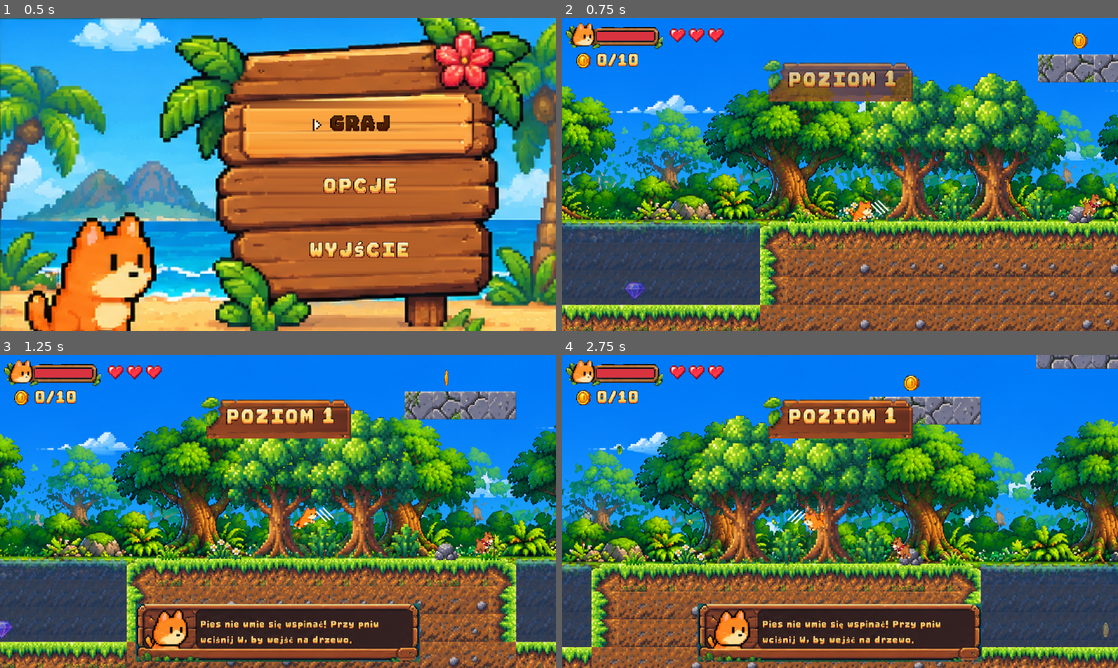
Above: before the commit, frames 1-4 (two rows, left to right).
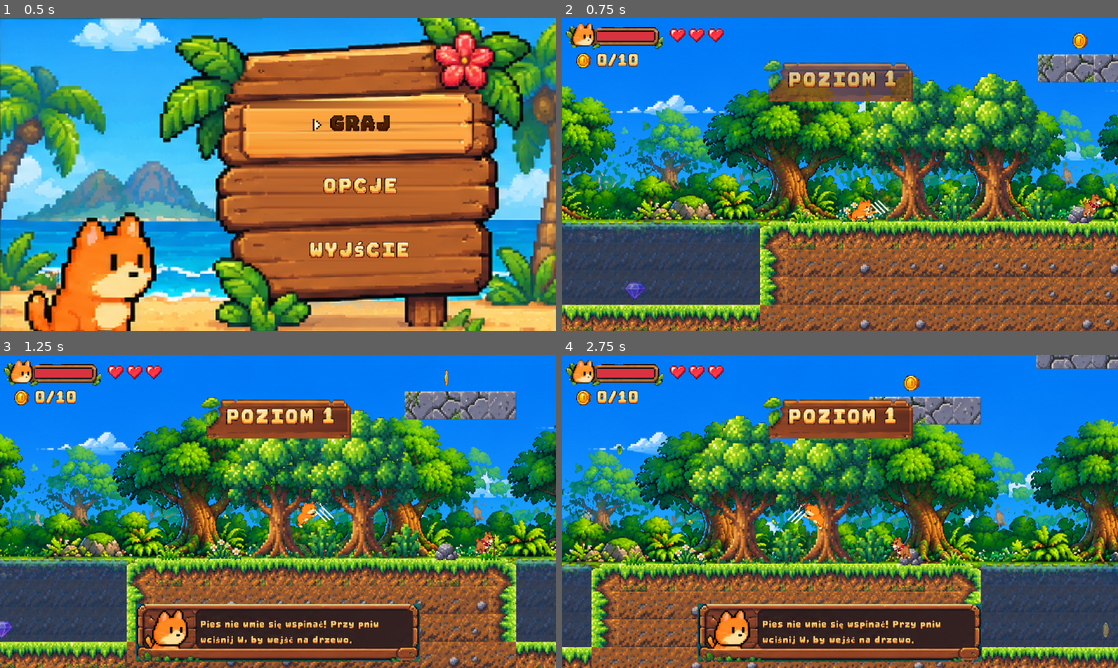
Above: after the commit, the same moments.

Repository: leksa-dev/cat-platformer
Game: Godot game, scene res://scenes/ui/main_menu.tscn
Two runs of this game, one before a commit and one after it. Both use one fixed random seed, a clock stepped at 60 frames per second and the inputs below.
Inputs:
- Up to frame 1 (0.5 s): no input
- Up to frame 2 (0.75 s): tap Enter (ui_accept) at 0.5 s; hold D (right) from 0.53 s (still down); hold J (attack) from 0.53 s (still down)
- Up to frame 3 (1.25 s): keep holding D (right); keep holding J (attack); tap Space (jump) at 0.77, 1.07 s; tap K (fart) at 0.8 s
- Up to frame 4 (2.75 s): release J (attack) at 1.28 s; tap K (fart) at 1.35 s; tap Space (jump) at 1.52, 1.55, 1.82, 2.1 s; release D (right) at 2.03 s; hold A (left) from 2.03 s (still down); hold J (attack) from 2.03 s (still down)

Frame 1 is identical in both runs. In frame 2, 0.2% of the frame differs, in the area x 51-57%, y 57-66%; in frame 3, 0.2%; in frame 4, 0.3%, in the area x 42-48%, y 46-57%.

Commit message:
Scratch attack and climbing animations from cat_scratch_climb.png
Co-Authored-By: Claude Opus 5.5 <noreply@anthropic.com>
Claude-Session: https://claude.ai/code/session_011nTXPMpz8sabEPGxZfve52

Diff:
--- a/scenes/player/cat.gd
+++ b/scenes/player/cat.gd
@@ -74,10 +74,20 @@
 var _hurt_time := 1.0
 var _die_time := 0.0
 var _was_on_floor := true
+var _climb_time := 0.0  # since grabbing the climbable
+var _jump_off_time := 1.0  # since leaping off a climbable
+var _climb_fall := false  # slid off the end of a climbable: falling pose until landing
+var _scratch_time := 1.0  # since the flurry started
 
 # frames in cat.png (cut from assets/new_cat.png): first frame, count, fps
 const ANIMS := {"idle": [0, 4, 5.0], "yarn": [5, 6, 6.0], "walk": [11, 8, 12.0], "run": [19, 8, 14.0],
-	"fall": [33, 4, 10.0], "land": [37, 4, 20.0], "hurt": [58, 4, 10.0], "climb": [54, 3, 8.0]}
+	"fall": [33, 4, 10.0], "land": [37, 4, 20.0], "hurt": [58, 4, 10.0],
+	# from assets/cat_scratch_climb.png
+	"climb_up": [82, 8, 12.0], "climb_down": [90, 8, 12.0], "climb_idle": [98, 4, 5.0], "fall_climb": [115, 4, 10.0]}
+const SCRATCH_GROUND := 68  # 8 frames: ready, wind-up, 4 swipes, recover x2
+const SCRATCH_AIR := 76  # 6 frames: ready, wind-up, 3 swipes, recover
+const REACH_UP := 102  # 4 frames grabbing a climbable, then REACH_DOWN (4) when grabbing it going down
+const JUMP_OFF := 110  # 5 frames leaping off a climbable, to the right
 const JUMP := 27  # 6 frames: crouch, take-off, rising, apex, descending, touch-down
 const DASH := [41, 5]
 const WALL := 53  # cat against a post on its right
@@ -91,7 +101,7 @@
 const FART_RELEASE := 9  # 1/30 s ticks in: the squint frame, when the cloud comes out
 const FART_CLOUD := preload("res://scenes/objects/fart_cloud.tscn")
 # sprite sheets: [texture, frames, sprite y so the feet stay on the ground]
-const SHEET_CAT := [preload("res://assets/game/cat.png"), 68, -56.0 / 6]
+const SHEET_CAT := [preload("res://assets/game/cat.png"), 119, -70.0 / 6]
 const SHEET_SURF := [preload("res://assets/game/beach/cat_surf.png"), 6, -8.0]  # idle, get on, surf 1-2, jump, land
 const SHEET_DRINK := [preload("res://assets/game/beach/cat_drink.png"), 6, -40.0 / 6]  # stand, coconut, sip x2, put down, happy (healed)
 const DRINK_FPS := 6.0
@@ -237,16 +247,21 @@
 	var grab := v_in < 0 or (v_in > 0 and (not is_on_floor() or _on_crown()))
 	if not _climbing and can_climb and grab and not _top_hopped and _fart_time < 0:
 		_climbing = true
+		_climb_time = 0.0
+		_climb_fall = false
 	if _climbing:
 		_can_dash = true
 		if not can_climb:  # climbed past an end
 			_climbing = false
+			_climb_fall = v_in >= 0  # off the bottom of a vine: fall pose
+			_climb_time = 0.0
 			if v_in < 0:
 				velocity.y = jump_velocity * climb_top_hop
 				_top_hopped = true
 		elif _buffer > 0:
 			_climbing = false  # jump off; the normal jump code below sees the buffer, coyote lets it fire
 			_coyote = coyote_time
+			_jump_off_time = 0.0
 			_released = areas
 			_released_time = 0.0
 		elif Input.is_action_just_pressed("dash"):
@@ -264,8 +279,11 @@
 			if is_on_floor() and (v_in > 0 or Input.get_axis("left", "right")):
 				_climbing = false  # reached the ground: walk off
 			_anim_time += delta
-			var climb: Array = ANIMS["climb"]
-			sprite.frame = climb[0] + (int(_anim_time * climb[2]) % climb[1] if velocity else 0)
+			_climb_time += delta
+			if _climb_time < 0.2:  # reaching for the trunk
+				sprite.frame = (REACH_UP if v_in <= 0 else REACH_UP + 4) + int(_climb_time * 20)
+			else:
+				_play("climb_up" if velocity.y < 0 else "climb_down" if velocity.y > 0 else "climb_idle")
 			return
 	set_collision_mask_value(CROWN_LAYER, true)
 
@@ -439,6 +457,8 @@
 
 
 func _scratch() -> void:
+	if _scratch_cd < -0.1:  # a new flurry, not the next swipe of a held one
+		_scratch_time = 0.0
 	_scratch_cd = scratch_interval
 	Game.sfx("scratch", 0.15, -3.0)
 	claws.scale.y = -claws.scale.y  # alternate paws
@@ -494,17 +514,30 @@
 	_land_time += delta
 	_turn_time += delta
 	_hurt_time += delta
+	_jump_off_time += delta
+	_scratch_time += delta
 	_anim_time += delta
+	if on_floor:
+		_climb_fall = false
 	_idle_time = _idle_time + delta if on_floor and absf(velocity.x) <= 5 and _fart_time < 0 else 0.0
 	if _fart_time >= 0:
 		return  # _update_fart drives the frames
 	if _hurt_time < 0.4:
 		_play("hurt")
+	elif _scratch_cd > -0.1:  # wind-up once, then swipes while the attack is held
+		var first := SCRATCH_GROUND if on_floor else SCRATCH_AIR
+		var swipes := 4 if on_floor else 3
+		sprite.frame = first + 1 if _scratch_time < 0.05 else first + 2 + int(_scratch_time * 30) % swipes
 	elif _in_water and not on_floor:
 		_play("walk", 0.5)  # paddling
 	elif sliding:
 		visual.scale.x = -get_wall_normal().x  # the wall frame has the post on the cat's right
 		sprite.frame = WALL
+	elif not on_floor and _jump_off_time < 0.35:
+		sprite.frame = JUMP_OFF + mini(int(_jump_off_time * 14), 4)
+	elif not on_floor and _climb_fall:
+		_climb_time += delta
+		sprite.frame = ANIMS["fall_climb"][0] + mini(int(_climb_time * 10), 3)
 	elif not on_floor:
 		# jump frames picked by vertical speed: take-off, rising, apex, then the falling loop
 		if velocity.y < 100:
--- a/scenes/player/cat.tscn
+++ b/scenes/player/cat.tscn
@@ -51,9 +51,9 @@
 
 [node name="Sprite" type="Sprite2D" parent="Visual"]
 scale = Vector2(0.333333, 0.333333)
-position = Vector2(0, -9.333333)
+position = Vector2(0, -11.666667)
 texture = ExtResource("2_sheet")
-hframes = 68
+hframes = 119
 
 [node name="Claws" type="Node2D" parent="Visual"]
 visible = false
Not shown, added: assets/cat_scratch_climb.png.import
Binary file changed: assets/game/cat.png
Not shown, changed: PLAN.md
